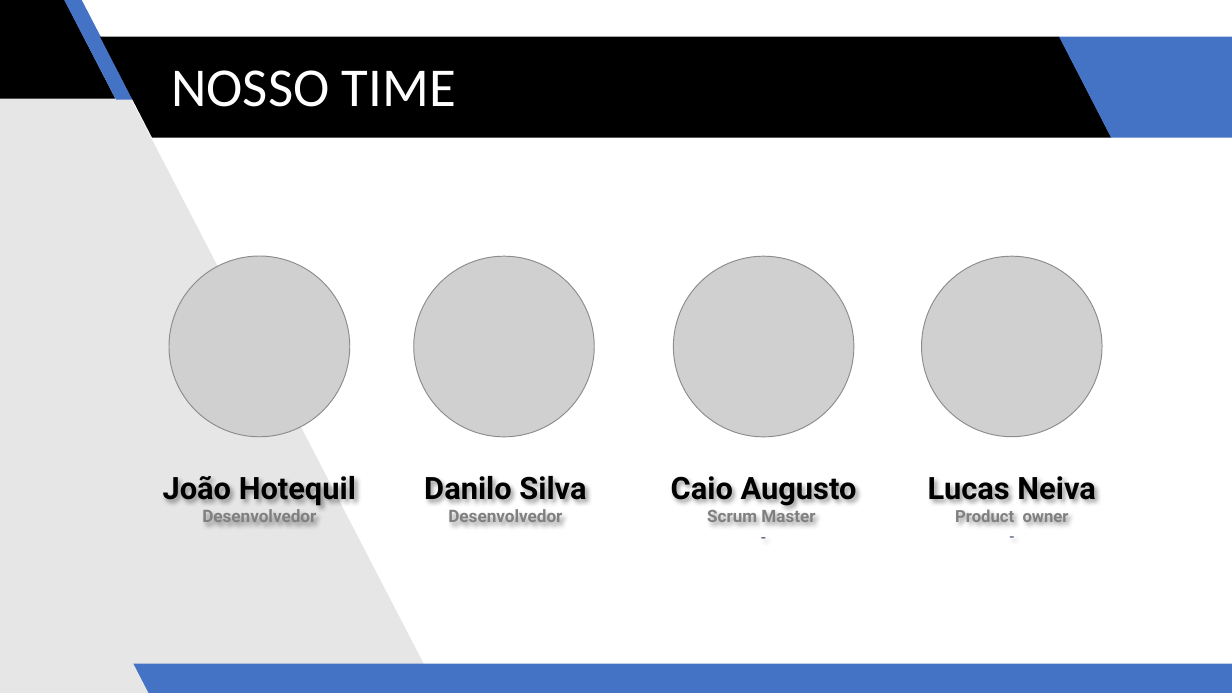
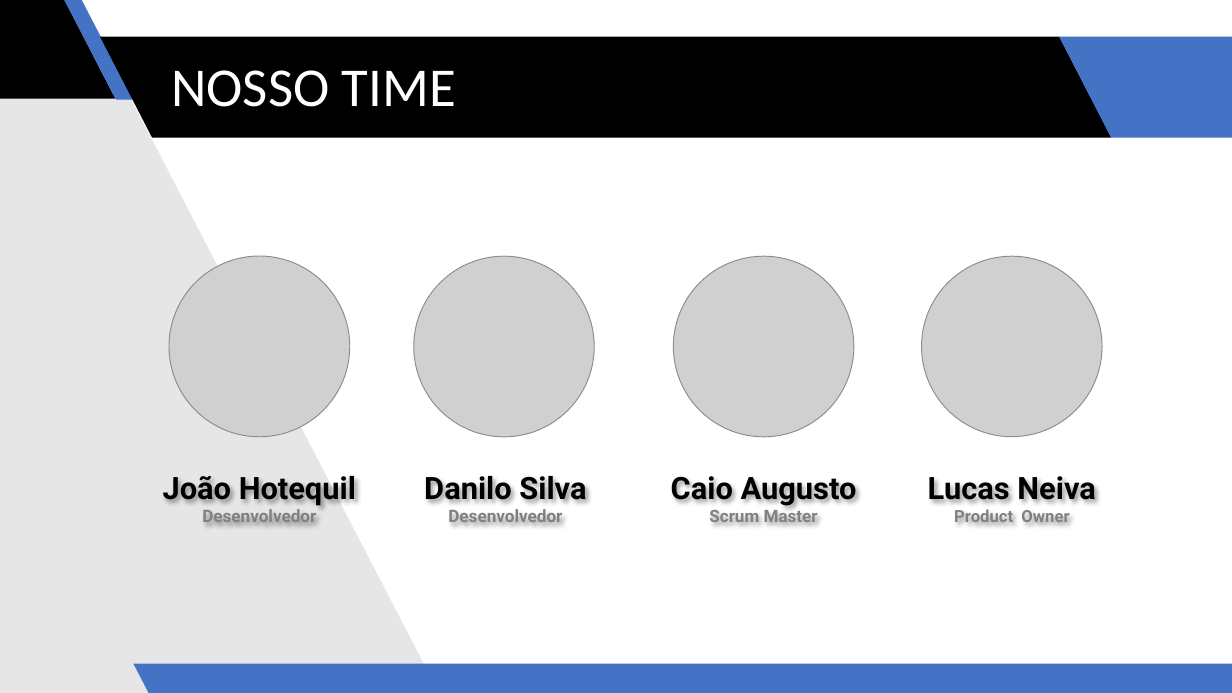
Before and after one commit to tech-warriors-corporation/profitco, a slide deck: slide 4 of presentation.pptx. Drawn at 1232x693 pixels with LibreOffice and Linux fonts; fonts in the diff are those of the drawing; grey boxes stand for pictures. Boxes give left, top, right and bottom in pixels: in the first picture for what was removed or moved away, otherwise in the second. Text is boxed around its words. In the diff, an @@ line names an element or a change of style, - is before the commit and + after.

```diff
--- a/presentation.pptx
+++ b/presentation.pptx
@@ text at (709,507,818,527): text changed @@
-Scrum Master
--
+Scrum Master
@@ text at (954,510,1069,522): text changed @@
-Product owner
--
+Product Owner
```
Also in this commit, not shown: 5 other slides changed.
